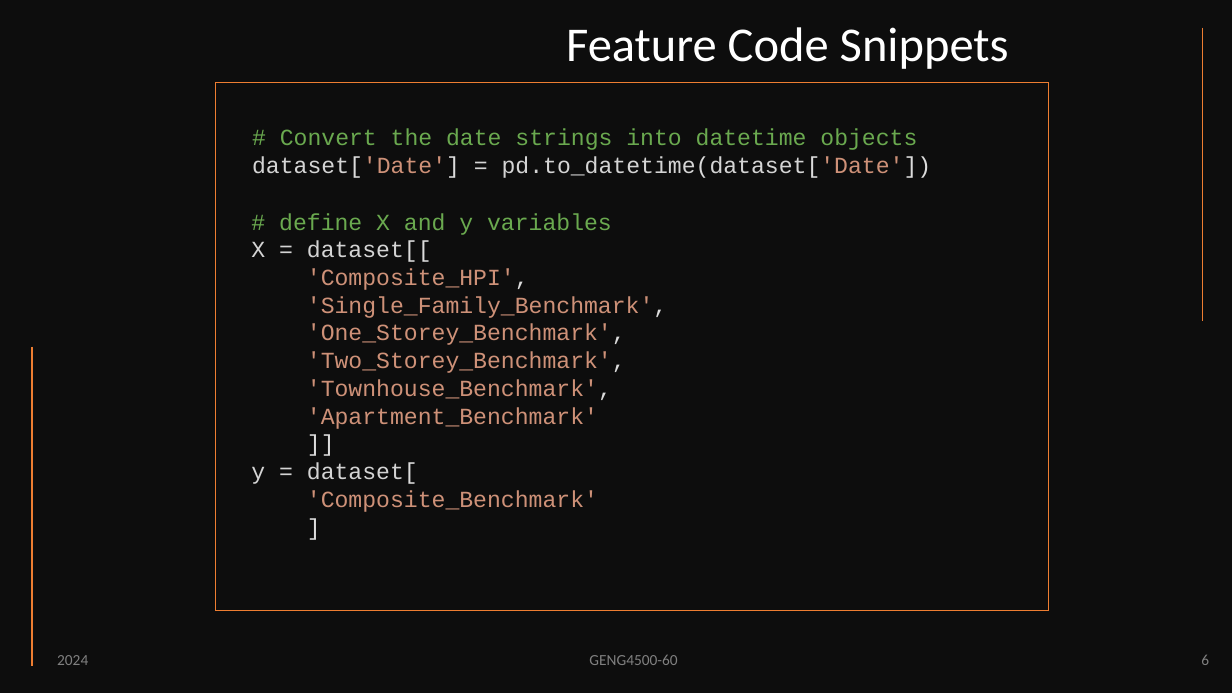
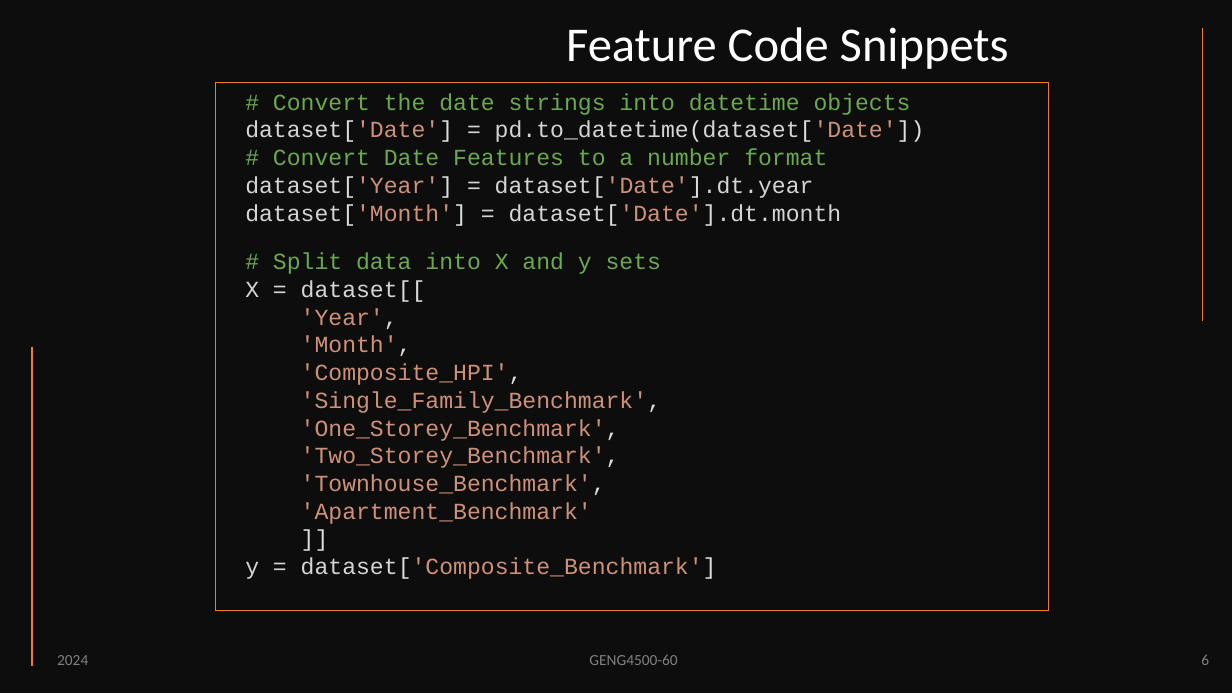
Before and after one commit to PMcTwist/Machine_Learn_Project, a slide deck: slide 6 of Presentation/ALI_Raymond_MAYNARD_Patrick_GENG4500_Final_presentation_2024.pptx. Drawn at 1232x693 pixels with LibreOffice and Linux fonts; fonts in the diff are those of the drawing. Boxes give left, top, right and bottom in pixels: in the first picture for what was removed or moved away, otherwise in the second. Text is boxed around its words. In the diff, an @@ line names an element or a change of style, - is before the commit and + after.

Commit message:
-Updated the code snippets after the refactor
P@

```diff
--- a/Presentation/ALI_Raymond_MAYNARD_Patrick_GENG4500_Final_presentation_2024.pptx
+++ b/Presentation/ALI_Raymond_MAYNARD_Patrick_GENG4500_Final_presentation_2024.pptx
@@ text "# Convert the date strings ...": place and size @@
-text "# Convert the date strings ..." at bbox=[252, 129, 932, 178]
+text "# Convert the date strings ..." at bbox=[245, 93, 925, 226]
@@ text at bbox=[245, 121, 925, 226]: text changed @@
-dataset['Date'] = pd.to_datetime(dataset['Date'])
+dataset['Date'] = pd.to_datetime(dataset['Date'])
+# Convert Date Features to a number format
+dataset['Year'] = dataset['Date'].dt.year
+dataset['Month'] = dataset['Date'].dt.month
@@ text "# Split data into X ...": place and size @@
-text "# Split data into X ..." at bbox=[251, 213, 667, 512]
+text "# Split data into X ..." at bbox=[245, 252, 717, 579]
@@ text at bbox=[273, 252, 661, 274]: text changed @@
-# define X and y variables
+# Split data into X and y sets
@@ text at bbox=[301, 308, 412, 356]: paragraphs added @@
+'Year',
+'Month',
@@ text at bbox=[245, 557, 717, 579]: text changed @@
-]]
-y = dataset[
-'Composite_Benchmark'
-]
+]]
+y = dataset['Composite_Benchmark']
```
Also in this commit, not shown: 1 other slide changed.
